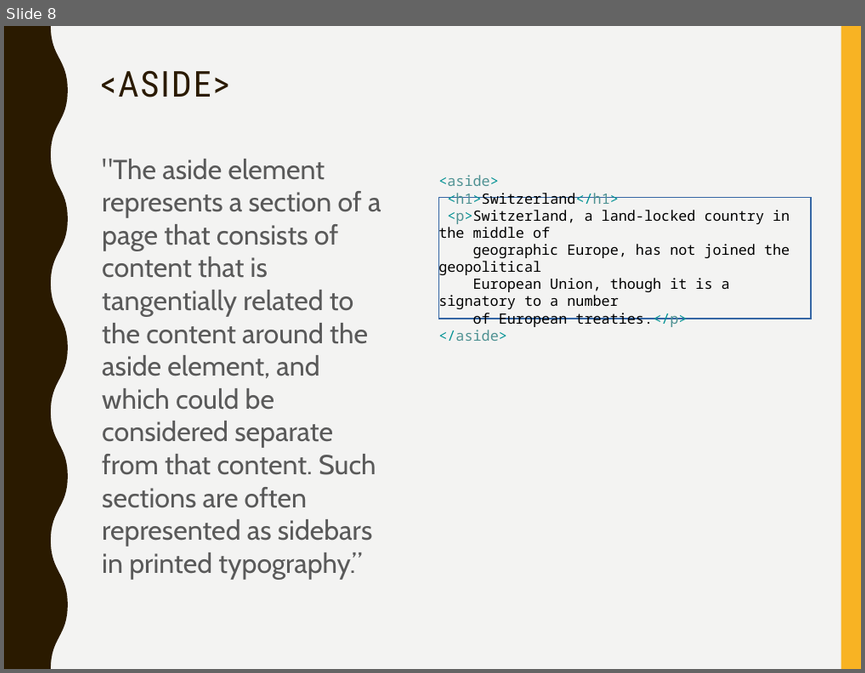
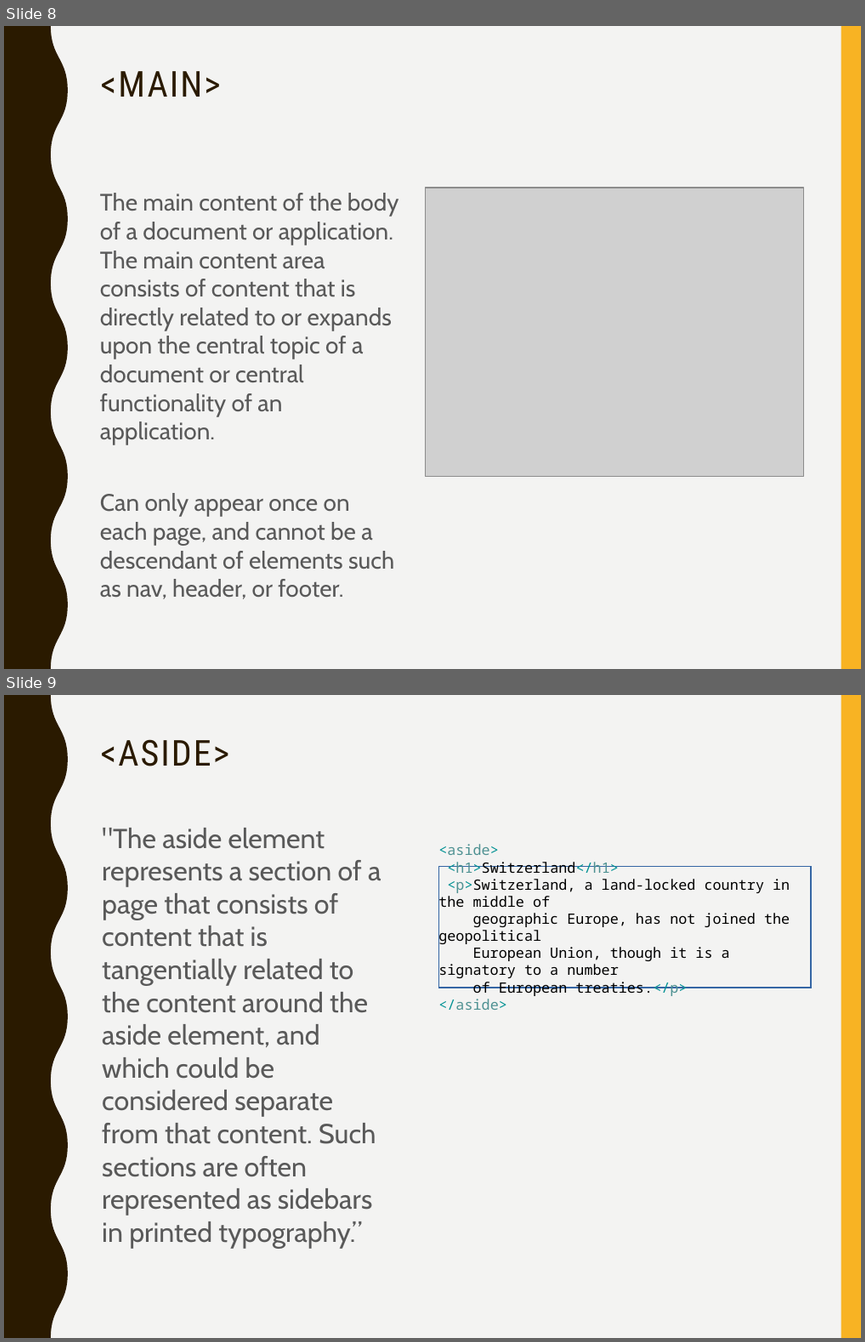
Before and after one commit to witwebdev1/tutor-webdev1, a slide deck: topic-08-Layout-2/talk-1/talk-1.pptx. Shown one above the other, each under a label of ours: slide 8 before the commit, slides 8 and 9 after it. The pictures are 865x673 and 865x1342 pixels, drawn with LibreOffice and Linux fonts; fonts in the diff are those of the drawing; grey boxes stand for pictures. Boxes give left, top, right and bottom in pixels: in the first picture for what was removed or moved away, otherwise in the second. Text is boxed around its words. In the diff, an @@ line names an element or a change of style, - is before the commit and + after.

```diff
--- a/topic-08-Layout-2/talk-1/talk-1.pptx
+++ b/topic-08-Layout-2/talk-1/talk-1.pptx
@@ slide 8 added at (4,26,861,669), background #F3F3F2; not listed: 2 template elements that a slide beside it also shows @@
@@ title added at (101,71,221,97), 30 pt, text #2A1A00 @@
+<MAIN>
@@ text added at (100,193,399,599), 20 pt, text #595959 @@
+The main content of the body of a document or application. The main content area consists of content that is directly related to or expands upon the central topic of a document or central functionality of an application.
+Can only appear once on each page, and cannot be a descendant of elements such as nav, header, or footer.
@@ picture added at (426,188,804,476) @@
@@ what was slide 8 is now slide 9 @@
```
Also in this commit, not shown: 4 slides changed, 1 other file.
